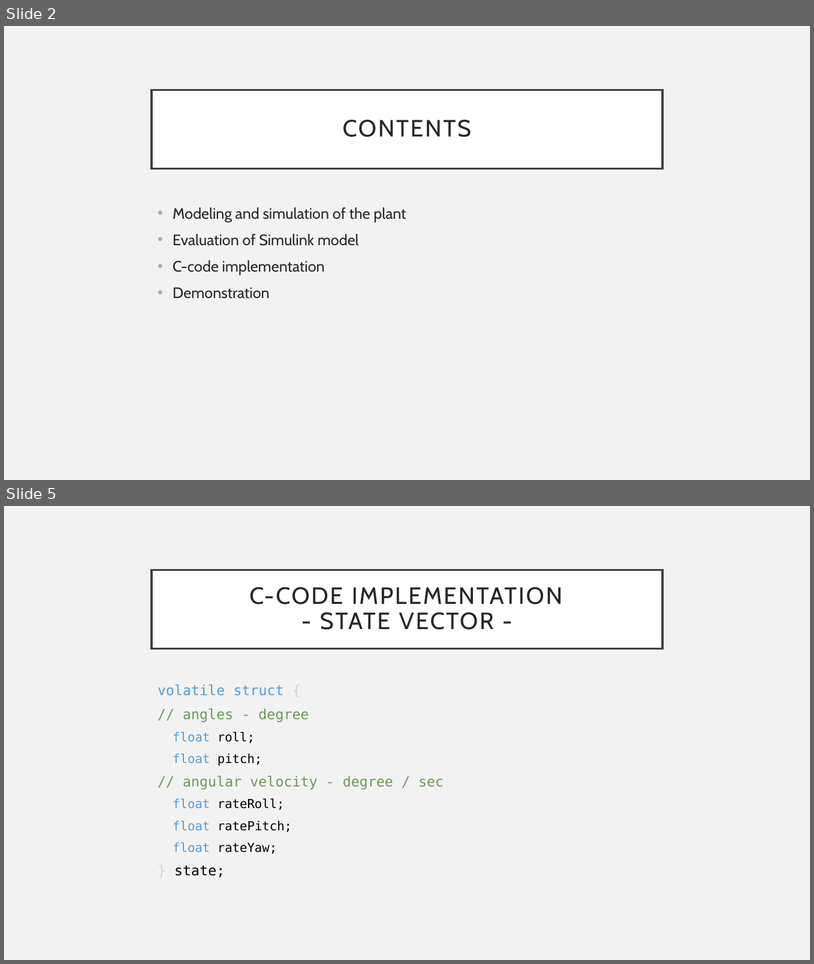
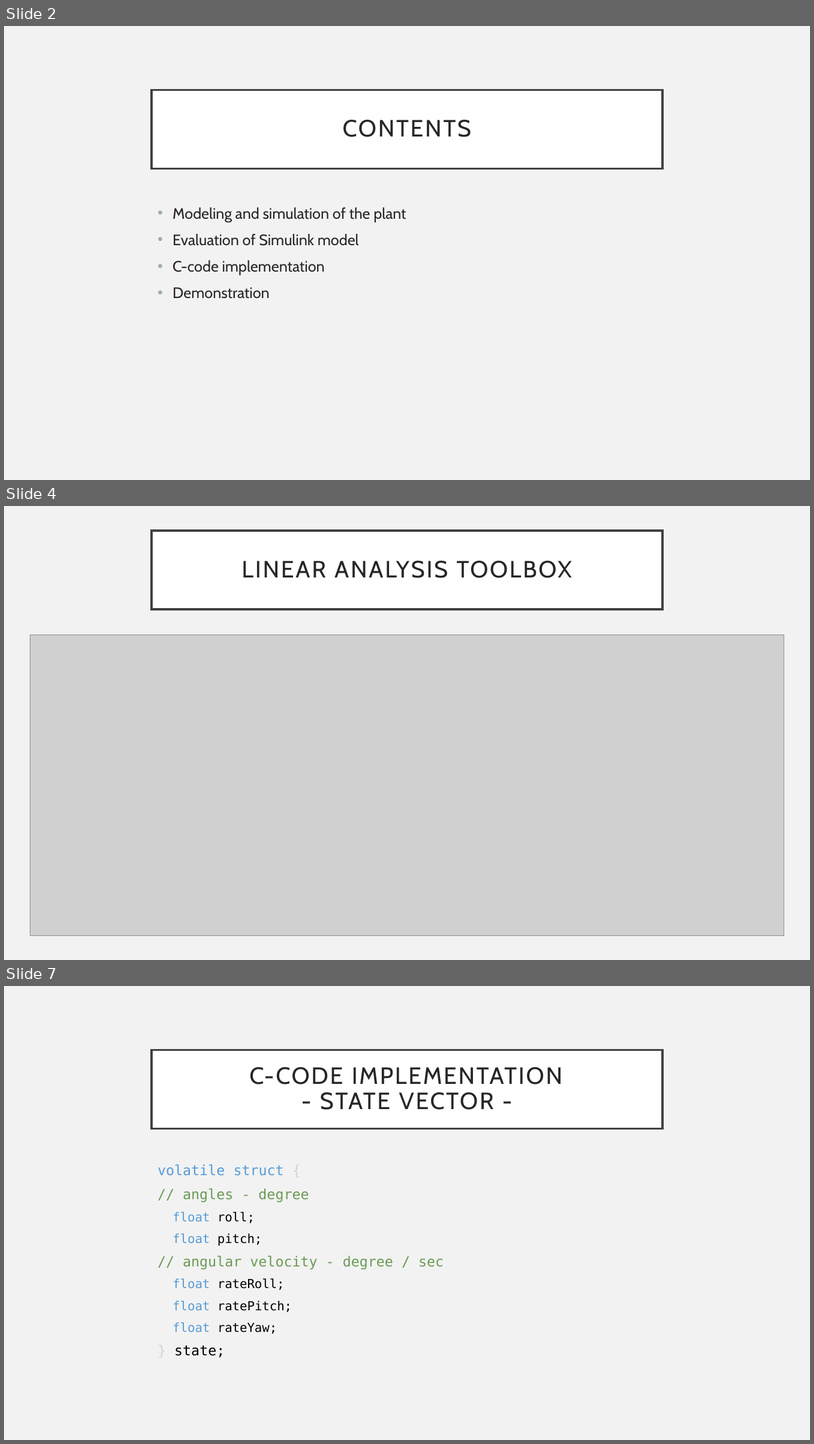
Before and after one commit to jonherz/quadcopter_g22, a slide deck: project_presentation/project_presentation.pptx. Shown one above the other, each under a label of ours: slides 2 and 5 before the commit, slides 2, 4 and 7 after it; the slides between them are not shown. The pictures are 814x964 and 814x1444 pixels, drawn with LibreOffice and Linux fonts; fonts in the diff are those of the drawing; grey boxes stand for pictures. Boxes give left, top, right and bottom in pixels: in the first picture for what was removed or moved away, otherwise in the second. Text is boxed around its words. In the diff, an @@ line names an element or a change of style, - is before the commit and + after.

```diff
--- a/project_presentation/project_presentation.pptx
+++ b/project_presentation/project_presentation.pptx
@@ slide 4 added at (4, 506, 810, 960), background #F2F2F2 @@
@@ title added at (152, 531, 663, 609), fill #FFFFFF, outline #404040 2.5 pt, 28 pt, text #262626 @@
+LINEAR ANALYSIS TOOLBOX
@@ picture added at (30, 635, 784, 936) @@
@@ what was slide 5 is now slide 7 @@
```
Also in this commit, not shown: 1 slide changed, 2 other slides added, 1 slide removed.
